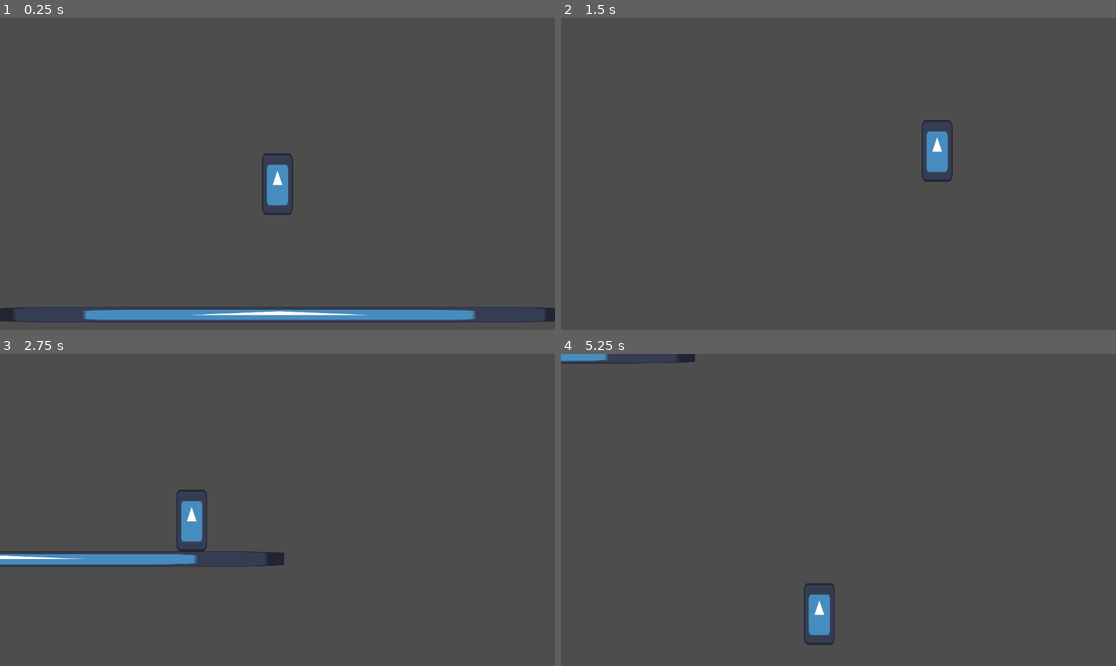
Above: before the commit, frames 1-4 (two rows, left to right).
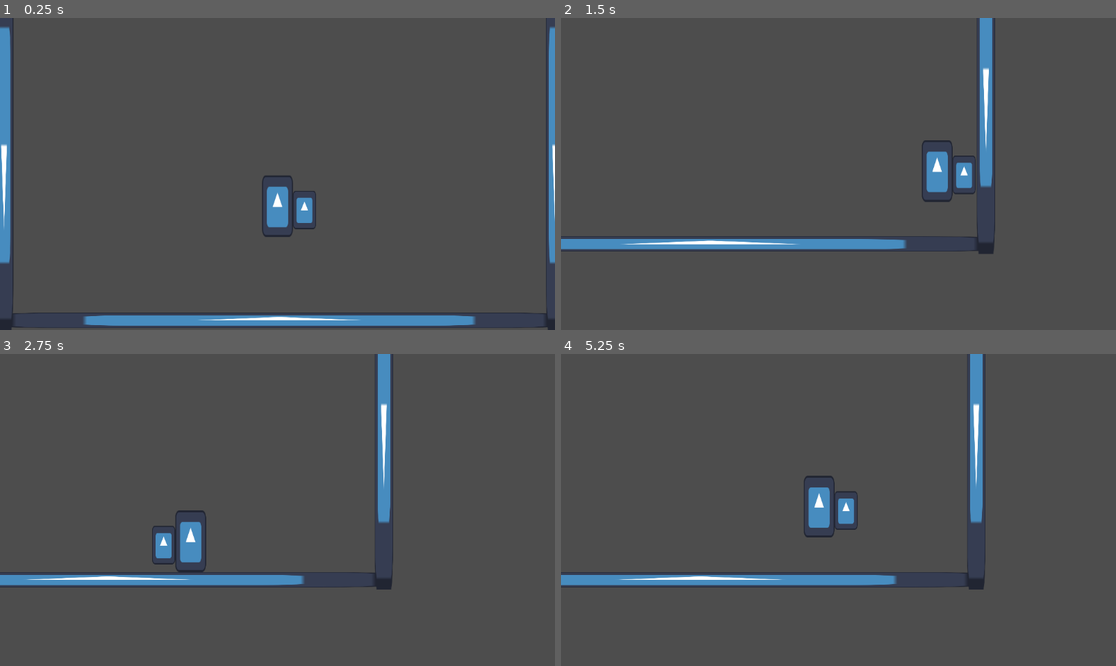
Above: after the commit, the same moments.

Repository: hhhhhhhh1233/DoctorGame
Game: Godot game, scene res://TestWorld.tscn
Same seed, same stepped clock (60 frames per second), same inputs: the game is played once before the commit and once after it. The engine's default icon, where the game draws it, is replaced by a stand-in: a white triangle on a blue panel in a dark square.
Inputs (mouse positions are in pixels of both pictures, inside the frame that each line leads up to):
- Up to frame 1 (0.25 s): no input
- Up to frame 2 (1.5 s): move the mouse to (960, 158) at 0.52 s; hold D (Right) from 0.53 s (still down); click (960, 158) at 0.6 s; tap Space (Jump) at 0.77 s; move the mouse to (727, 189) at 1.27 s; click (727, 189) at 1.35 s
- Up to frame 3 (2.75 s): tap Space (Jump) at 1.52 s; move the mouse to (333, 441) at 2.02 s; release D (Right) at 2.03 s; hold A (Left) from 2.03 s (still down); click (333, 441) at 2.1 s
- Up to frame 4 (5.25 s): move the mouse to (810, 572) at 2.77 s; release A (Left) at 2.78 s; hold D (Right) 2.78-4.28 s; click (810, 572) at 2.85 s; tap Space (Jump) at 3.02, 3.77, 4.52 s; move the mouse to (1005, 556) at 3.52 s; click (1005, 556) at 3.6 s; move the mouse to (672, 463) at 4.27 s; hold A (Left) 4.28-5.03 s; click (672, 463) at 4.35 s; move the mouse to (866, 510) at 5.02 s; hold D (Right) from 5.03 s (still down); click (866, 510) at 5.1 s

The runs differ from the first frame. In frame 1, 7.2% of the frame differs, in the area x 0-100%, y 0-100%; in frame 2, 5.0%; in frame 3, 6.0%; in frame 4, 5.8%.

Commit message:
Made gravity stronger, added walls, hurtbox flips depending on direction

Diff:
--- a/PlayerController.gd
+++ b/PlayerController.gd
@@ -23,8 +23,8 @@
 	# As good practice, you should replace UI actions with custom gameplay actions.
 	var direction = Input.get_axis("Left", "Right")
 	if direction:
+		$HurtboxContainer.scale.x = sign(direction)
 		velocity.x = direction * SPEED
 	else:
 		velocity.x = move_toward(velocity.x, 0, SPEED)
-
 	move_and_slide()
--- a/TestWorld.tscn
+++ b/TestWorld.tscn
@@ -25,3 +25,31 @@
 [node name="CollisionShape2D" type="CollisionShape2D" parent="Ground"]
 position = Vector2(4, 0)
 shape = SubResource("RectangleShape2D_wbcps")
+
+[node name="Ground2" type="StaticBody2D" parent="."]
+position = Vector2(8, 200)
+scale = Vector2(0.0975536, -23.2731)
+metadata/_edit_group_ = true
+
+[node name="Sprite2D" type="Sprite2D" parent="Ground2"]
+position = Vector2(4, 0)
+scale = Vector2(3.0625, 0.25)
+texture = ExtResource("1_8a2fh")
+
+[node name="CollisionShape2D" type="CollisionShape2D" parent="Ground2"]
+position = Vector2(4, 0)
+shape = SubResource("RectangleShape2D_wbcps")
+
+[node name="Ground3" type="StaticBody2D" parent="."]
+position = Vector2(1152, 200)
+scale = Vector2(0.0975536, -23.2731)
+metadata/_edit_group_ = true
+
+[node name="Sprite2D" type="Sprite2D" parent="Ground3"]
+position = Vector2(4, 0)
+scale = Vector2(3.0625, 0.25)
+texture = ExtResource("1_8a2fh")
+
+[node name="CollisionShape2D" type="CollisionShape2D" parent="Ground3"]
+position = Vector2(4, 0)
+shape = SubResource("RectangleShape2D_wbcps")
--- a/player.tscn
+++ b/player.tscn
@@ -8,11 +8,12 @@
 height = 128.0
 
 [sub_resource type="RectangleShape2D" id="RectangleShape2D_renh4"]
-size = Vector2(50, 80)
+size = Vector2(48, 80)
 
 [node name="Player" type="CharacterBody2D"]
 position = Vector2(576, 248)
 script = ExtResource("1_jcew8")
+JUMP_VELOCITY = -600.0
 
 [node name="Sprite2D" type="Sprite2D" parent="."]
 position = Vector2(-9.05991e-06, 0)
@@ -25,11 +26,20 @@
 [node name="Camera2D" type="Camera2D" parent="."]
 position_smoothing_enabled = true
 drag_horizontal_enabled = true
+drag_vertical_enabled = true
+drag_top_margin = 0.7
 editor_draw_drag_margin = true
 
-[node name="Area2D" type="Area2D" parent="."]
-position = Vector2(64, 8)
+[node name="HurtboxContainer" type="Node2D" parent="."]
+
+[node name="Area2D" type="Area2D" parent="HurtboxContainer"]
+position = Vector2(56, 8)
 metadata/_edit_group_ = true
 
-[node name="CollisionShape2D" type="CollisionShape2D" parent="Area2D"]
+[node name="CollisionShape2D" type="CollisionShape2D" parent="HurtboxContainer/Area2D"]
 shape = SubResource("RectangleShape2D_renh4")
+
+[node name="Icon" type="Sprite2D" parent="HurtboxContainer/Area2D"]
+position = Vector2(-7.62939e-06, 3.8147e-06)
+scale = Vector2(0.375, 0.625)
+texture = ExtResource("2_citiy")
--- a/project.godot
+++ b/project.godot
@@ -43,3 +43,7 @@
 , Object(InputEventMouseButton,"resource_local_to_scene":false,"resource_name":"","device":-1,"window_id":0,"alt_presse …(232 unchanged characters)…
 ]
 }
+
+[physics]
+
+2d/default_gravity=2000.0
